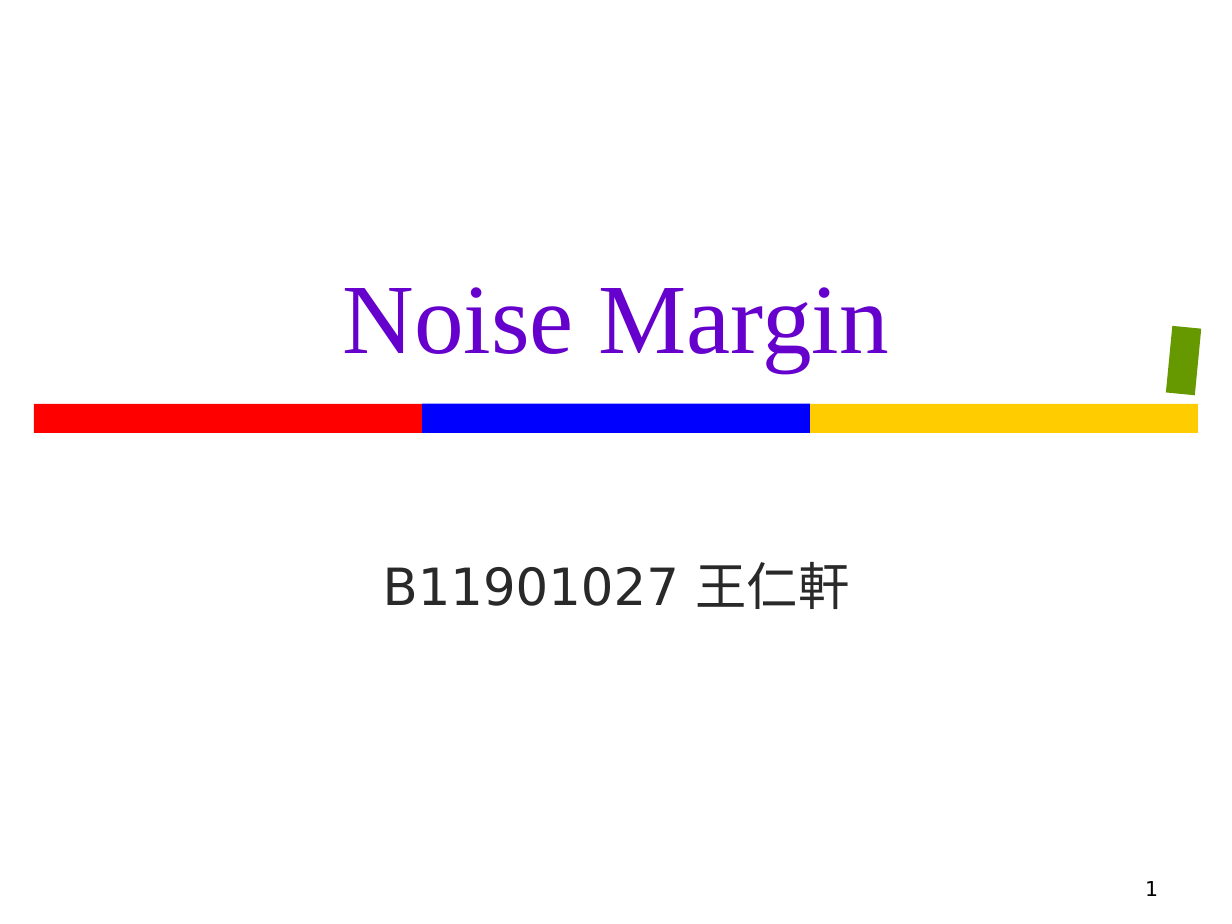
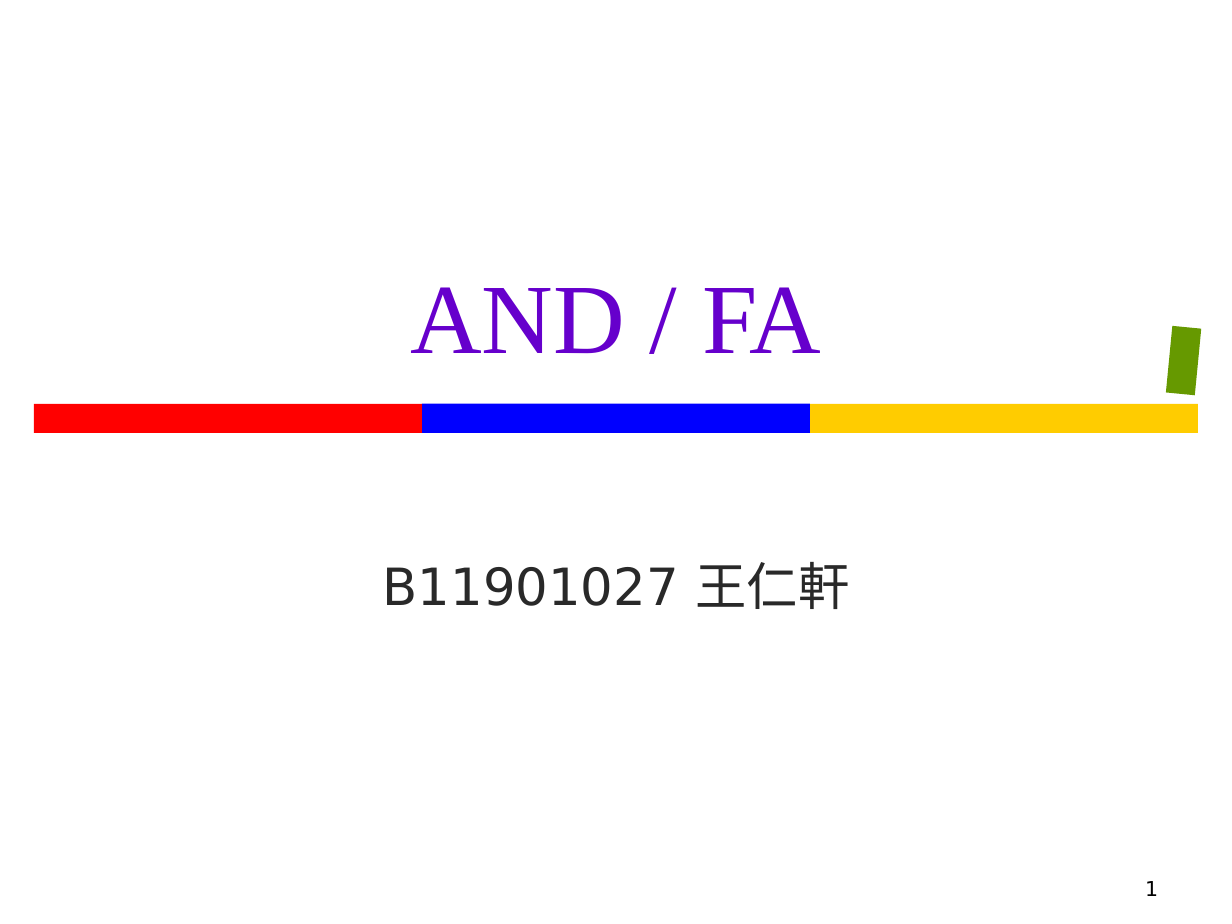
Before and after one commit to Oniontow/TTLiu_Project, a slide deck: slide 1 of andfa/FAND.pptx. Drawn at 1232x924 pixels with LibreOffice and Linux fonts; fonts in the diff are those of the drawing. Boxes give left, top, right and bottom in pixels: in the first picture for what was removed or moved away, otherwise in the second. Text is boxed around its words. In the diff, an @@ line names an element or a change of style, - is before the commit and + after.

```diff
--- a/andfa/FAND.pptx
+++ b/andfa/FAND.pptx
@@ title at (410,287,821,354): text changed @@
-Noise Margin
+AND / FA
```
Also in this commit, not shown: 1 other slide changed, 8 slides added, 2 slides removed, 1 other file.
